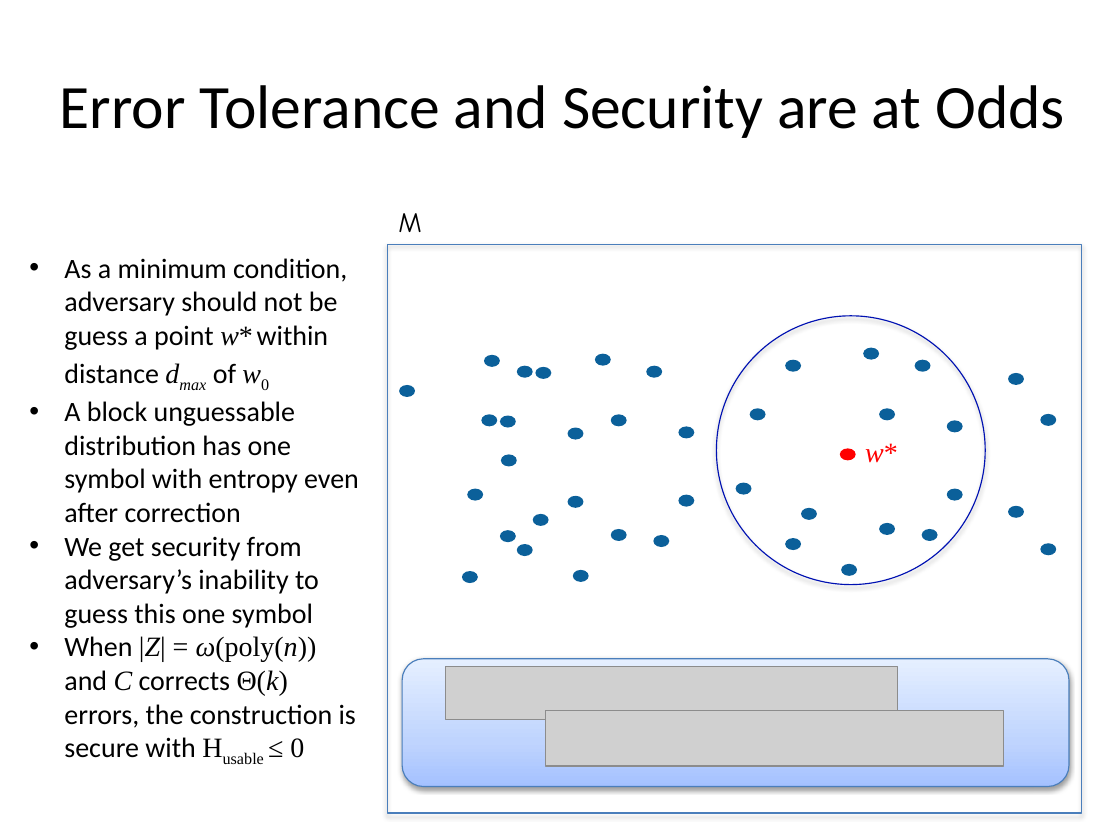
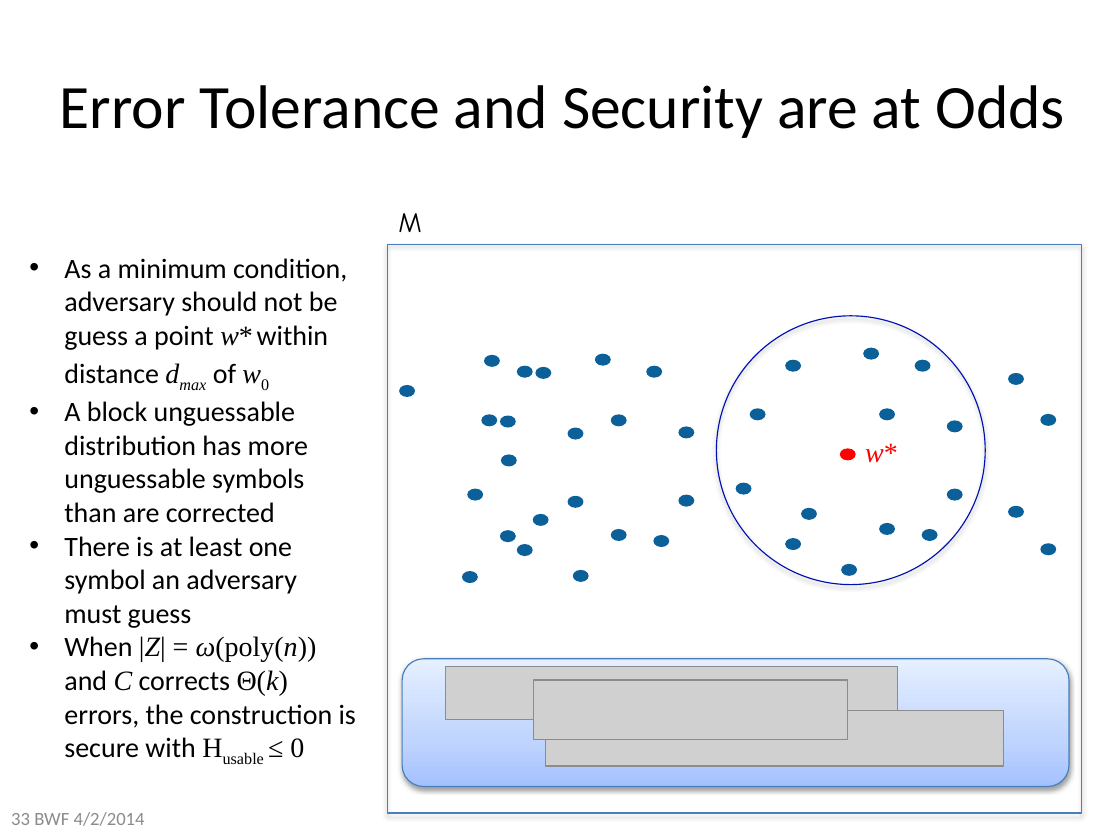
Before and after one commit to xianruimeng/comp-fuzzy-ext, a slide deck: slide 33 of constantRate/KeyDerivationWithNegativeUsable.pptx (slide 31 before the commit). Drawn at 1120x840 pixels with LibreOffice and Linux fonts; fonts in the diff are those of the drawing; grey boxes stand for pictures. Boxes give left, top, right and bottom in pixels: in the first picture for what was removed or moved away, otherwise in the second. Text is boxed around its words. In the diff, an @@ line names an element or a change of style, - is before the commit and + after.

Commit message:
minor edits after soundtrack practice

```diff
--- a/constantRate/KeyDerivationWithNegativeUsable.pptx
+++ b/constantRate/KeyDerivationWithNegativeUsable.pptx
@@ text at (64,401,308,628): text changed @@
-• A block unguessable distribution has one symbol with entropy even after correction
-• We get security from adversary’s inability to guess this one symbol
+• A block unguessable distribution has more unguessable symbols than are corrected
+• There is at least one symbol an adversary must guess
@@ picture added at (533,680,847,739) @@
@@ text added at (11,812,145,826), 12 pt, text #8C8C8C @@
+33 BWF 4/2/2014
```
Also in this commit, not shown: 43 other slides changed, 8 slides added.
